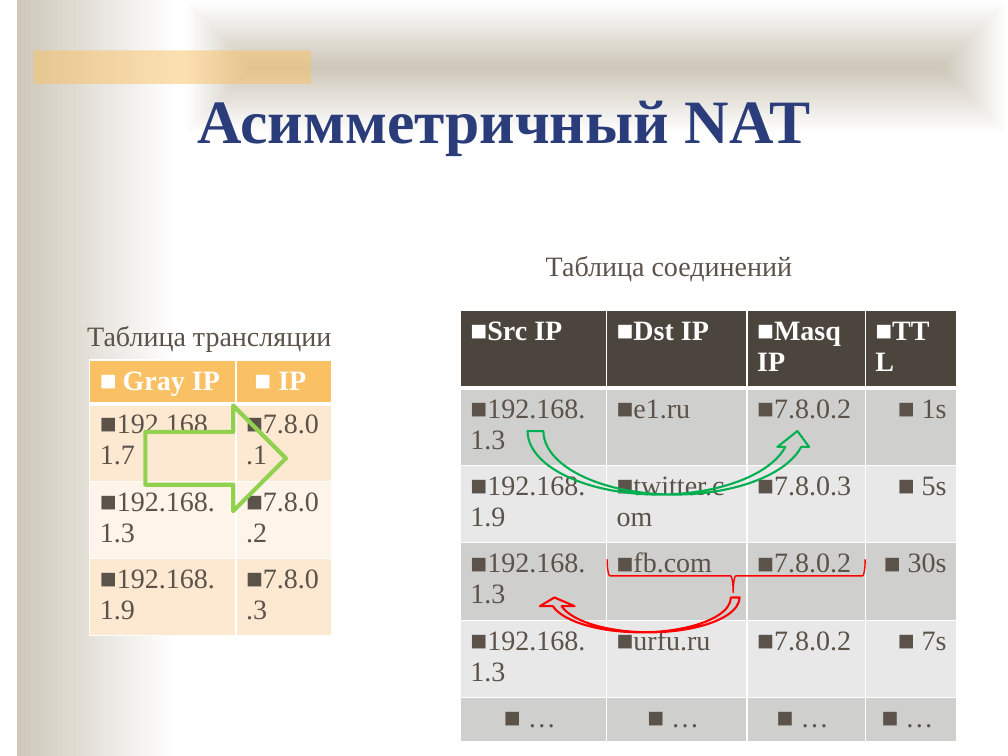
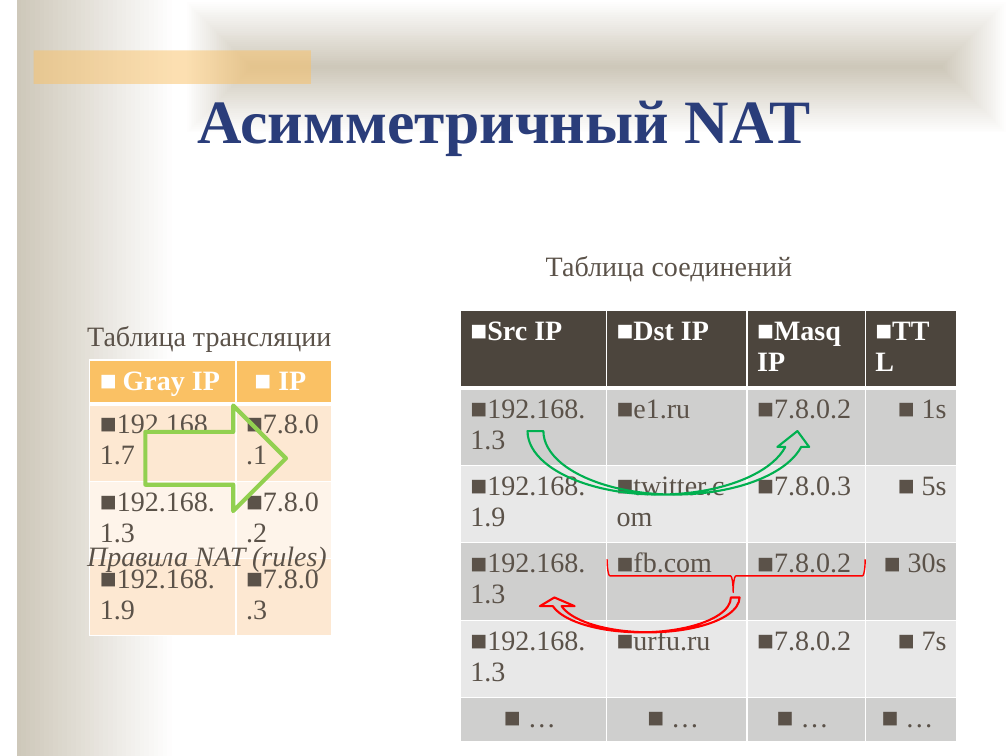
Before and after one commit to ukoloff/nets, a slide deck: slide 8 of lecture/nat.pptx. Drawn at 1008x756 pixels with LibreOffice and Linux fonts; fonts in the diff are those of the drawing; background and template pictures are left out. Boxes give left, top, right and bottom in pixels: in the first picture for what was removed or moved away, otherwise in the second. Text is boxed around its words. In the diff, an @@ line names an element or a change of style, - is before the commit and + after.

```diff
--- a/lecture/nat.pptx
+++ b/lecture/nat.pptx
@@ text added at (87,545,327,572), 20 pt, text #5B5249, italic @@
+Правила NAT (rules)
```
Also in this commit, not shown: 3 other slides changed, 7 slides added.
